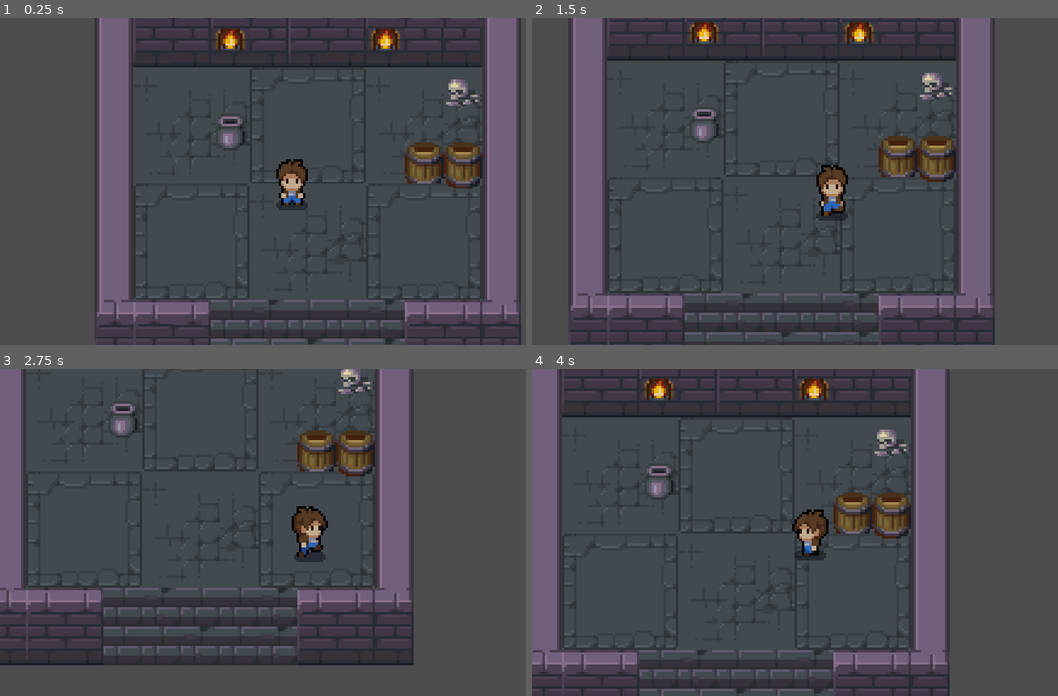
Above: before the commit, frames 1-4 (two rows, left to right).
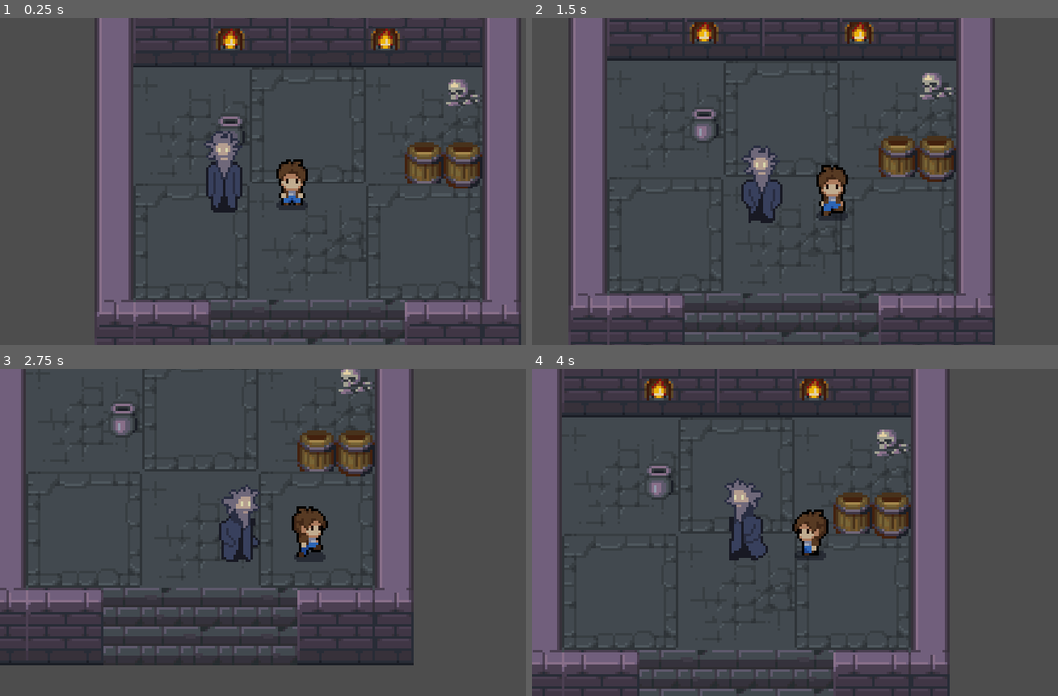
Above: after the commit, the same moments.

Repository: v1chi/proyecto_juego
Game: Godot game, scene res://Scene/world.tscn
Same seed, same stepped clock (60 frames per second), same inputs: the game is played once before the commit and once after it.
Inputs (mouse positions are in pixels of both pictures, inside the frame that each line leads up to):
- Up to frame 1 (0.25 s): no input
- Up to frame 2 (1.5 s): move the mouse to (952, 165) at 0.52 s; hold Right (ui_right) 0.53-1.28 s; move the mouse to (705, 197) at 1.27 s; hold Down (ui_down) from 1.28 s (still down)
- Up to frame 3 (2.75 s): move the mouse to (347, 460) at 2.02 s; release Down (ui_down) at 2.03 s; hold Right (ui_right) from 2.03 s (still down)
- Up to frame 4 (4 s): move the mouse to (795, 597) at 2.77 s; release Right (ui_right) at 2.78 s; hold Up (ui_up) 2.78-3.53 s; move the mouse to (994, 581) at 3.52 s; hold Left (ui_left) from 3.53 s (still down)

The runs differ from the first frame. In frame 1, 1.0% of the frame differs, in the area x 38-47%, y 34-60%; in frame 2, 0.9%; in frame 3, 1.0%; in frame 4, 1.0%, in the area x 36-45%, y 33-59%.

Commit message:
add mago

Diff:
--- /dev/null
+++ b/Characters/char2/char_2.gd
@@ -0,0 +1,27 @@
+extends CharacterBody2D
+
+@export var speed: int = 35
+@onready var animations = $AnimationPlayer
+
+func handleImput():
+	var moveDirection = Input.get_vector("ui_left", "ui_right", "ui_up", "ui_down")
+	velocity = moveDirection*speed
+
+func updateAnimation():
+	if velocity.length() == 0:
+		animations.play("walkStand")
+	else:
+		var direction = "Down"
+		if velocity.x < 0:
+			direction = "Left"
+		elif velocity.x > 0:
+			direction = "Right"
+		elif velocity.y < 0:
+			direction = "Up"
+
+		animations.play("walk" + direction)
+
+func _physics_process(delta):
+	handleImput()
+	move_and_slide()
+	updateAnimation()
--- /dev/null
+++ b/Characters/char2/char_2.tscn
@@ -0,0 +1,133 @@
+[gd_scene load_steps=10 format=3 uid="uid://vswmellaeqwd"]
+
+[ext_resource type="Script" path="res://Characters/char2/char_2.gd" id="1_afvd4"]
+[ext_resource type="Texture2D" uid="uid://bg3usb2n21pug" path="res://Characters/char2/Mage-Sheet.png" id="2_tl4bu"]
+
+[sub_resource type="Animation" id="Animation_i5l3a"]
+length = 0.001
+tracks/0/type = "value"
+tracks/0/imported = false
+tracks/0/enabled = true
+tracks/0/path = NodePath("Sprite2D:frame_coords")
+tracks/0/interp = 1
+tracks/0/loop_wrap = true
+tracks/0/keys = {
+"times": PackedFloat32Array(0),
+"transitions": PackedFloat32Array(1),
+"update": 1,
+"values": [Vector2i(0, 0)]
+}
+
+[sub_resource type="Animation" id="Animation_x7qk8"]
+resource_name = "walkDown"
+length = 1.2
+loop_mode = 1
+step = 0.2
+tracks/0/type = "value"
+tracks/0/imported = false
+tracks/0/enabled = true
+tracks/0/path = NodePath("Sprite2D:frame_coords")
+tracks/0/interp = 1
+tracks/0/loop_wrap = true
+tracks/0/keys = {
+"times": PackedFloat32Array(0, 0.2, 0.4, 0.6, 0.8, 1),
+"transitions": PackedFloat32Array(1, 1, 1, 1, 1, 1),
+"update": 1,
+"values": [Vector2i(0, 1), Vector2i(1, 1), Vector2i(2, 1), Vector2i(3, 1), Vector2i(4, 1), Vector2i(5, 1)]
+}
+
+[sub_resource type="Animation" id="Animation_pht24"]
+resource_name = "walkStand"
+length = 1.2
+loop_mode = 1
+step = 0.2
+tracks/0/type = "value"
+tracks/0/imported = false
+tracks/0/enabled = true
+tracks/0/path = NodePath("Sprite2D:frame_coords")
+tracks/0/interp = 1
+tracks/0/loop_wrap = true
+tracks/0/keys = {
+"times": PackedFloat32Array(0, 0.2, 0.4, 0.6, 0.8, 1),
+"transitions": PackedFloat32Array(1, 1, 1, 1, 1, 1),
+"update": 1,
+"values": [Vector2i(0, 0), Vector2i(1, 0), Vector2i(2, 0), Vector2i(3, 0), Vector2i(4, 0), Vector2i(5, 0)]
+}
+
+[sub_resource type="Animation" id="Animation_xxp15"]
+resource_name = "walkUp"
+length = 1.2
+loop_mode = 1
+step = 0.2
+tracks/0/type = "value"
+tracks/0/imported = false
+tracks/0/enabled = true
+tracks/0/path = NodePath("Sprite2D:frame_coords")
+tracks/0/interp = 1
+tracks/0/loop_wrap = true
+tracks/0/keys = {
+"times": PackedFloat32Array(0, 0.2, 0.4, 0.6, 0.8, 1),
+"transitions": PackedFloat32Array(1, 1, 1, 1, 1, 1),
+"update": 1,
+"values": [Vector2i(0, 13), Vector2i(1, 13), Vector2i(2, 13), Vector2i(3, 13), Vector2i(4, 13), Vector2i(5, 13)]
+}
+
+[sub_resource type="Animation" id="Animation_lu7mc"]
+resource_name = "walkRight"
+length = 1.2
+loop_mode = 1
+step = 0.2
+tracks/0/type = "value"
+tracks/0/imported = false
+tracks/0/enabled = true
+tracks/0/path = NodePath("Sprite2D:frame_coords")
+tracks/0/interp = 1
+tracks/0/loop_wrap = true
+tracks/0/keys = {
+"times": PackedFloat32Array(0, 0.2, 0.4, 0.6, 0.8, 1),
+"transitions": PackedFloat32Array(1, 1, 1, 1, 1, 1),
+"update": 1,
+"values": [Vector2i(0, 16), Vector2i(1, 16), Vector2i(2, 16), Vector2i(3, 16), Vector2i(4, 16), Vector2i(5, 16)]
+}
+
+[sub_resource type="Animation" id="Animation_ybbi6"]
+resource_name = "walkLeft"
+length = 1.2
+loop_mode = 1
+step = 0.2
+tracks/0/type = "value"
+tracks/0/imported = false
+tracks/0/enabled = true
+tracks/0/path = NodePath("Sprite2D:frame_coords")
+tracks/0/interp = 1
+tracks/0/loop_wrap = true
+tracks/0/keys = {
+"times": PackedFloat32Array(0, 0.2, 0.4, 0.6, 0.8, 1),
+"transitions": PackedFloat32Array(1, 1, 1, 1, 1, 1),
+"update": 1,
+"values": [Vector2i(0, 4), Vector2i(1, 4), Vector2i(2, 4), Vector2i(3, 4), Vector2i(4, 4), Vector2i(5, 4)]
+}
+
+[sub_resource type="AnimationLibrary" id="AnimationLibrary_gb7ju"]
+_data = {
+"RESET": SubResource("Animation_i5l3a"),
+"walkDown": SubResource("Animation_x7qk8"),
+"walkLeft": SubResource("Animation_ybbi6"),
+"walkRight": SubResource("Animation_lu7mc"),
+"walkStand": SubResource("Animation_pht24"),
+"walkUp": SubResource("Animation_xxp15")
+}
+
+[node name="char2" type="CharacterBody2D"]
+script = ExtResource("1_afvd4")
+
+[node name="Sprite2D" type="Sprite2D" parent="."]
+texture_filter = 1
+texture = ExtResource("2_tl4bu")
+hframes = 6
+vframes = 24
+
+[node name="AnimationPlayer" type="AnimationPlayer" parent="."]
+libraries = {
+"": SubResource("AnimationLibrary_gb7ju")
+}
--- a/Scene/world.tscn
+++ b/Scene/world.tscn
@@ -1,7 +1,8 @@
-[gd_scene load_steps=5 format=3 uid="uid://b6rv6l8rafnm"]
+[gd_scene load_steps=6 format=3 uid="uid://b6rv6l8rafnm"]
 
 [ext_resource type="PackedScene" uid="uid://cg4o1dqm08nvi" path="res://Characters/char1/character_body_2d.tscn" id="1_uhwxt"]
 [ext_resource type="Texture2D" uid="uid://bvxjmcw6cic6b" path="res://TileSet/Dungeon tileset/Dungeon tileset.png" id="2_xcdej"]
+[ext_resource type="PackedScene" uid="uid://vswmellaeqwd" path="res://Characters/char2/char_2.tscn" id="3_7anfj"]
 
 [sub_resource type="TileSetAtlasSource" id="TileSetAtlasSource_trrvo"]
 texture = ExtResource("2_xcdej")
@@ -111,3 +112,6 @@
 collision_animatable = true
 format = 2
 layer_0/tile_data = PackedInt32Array(3, 0, 1, 65539, 0, 2, 4, 65536, 1, 65540, 65536, 2, 5, 0, 1, 65541, 524288, 4, 6,  …(1063 unchanged characters)…
+
+[node name="char2" parent="." instance=ExtResource("3_7anfj")]
+position = Vector2(86, 70)
Binary file added: Characters/char2/Mage-Sheet.png
Not shown, added: Characters/char2/Mage-Sheet.png.import
